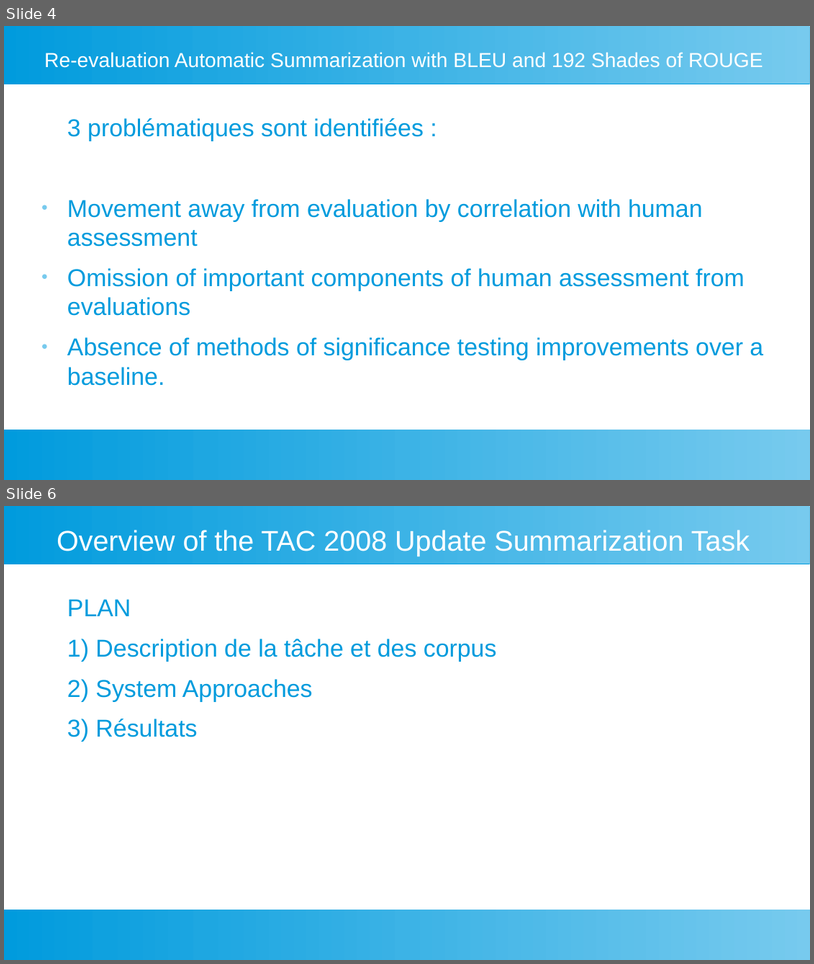
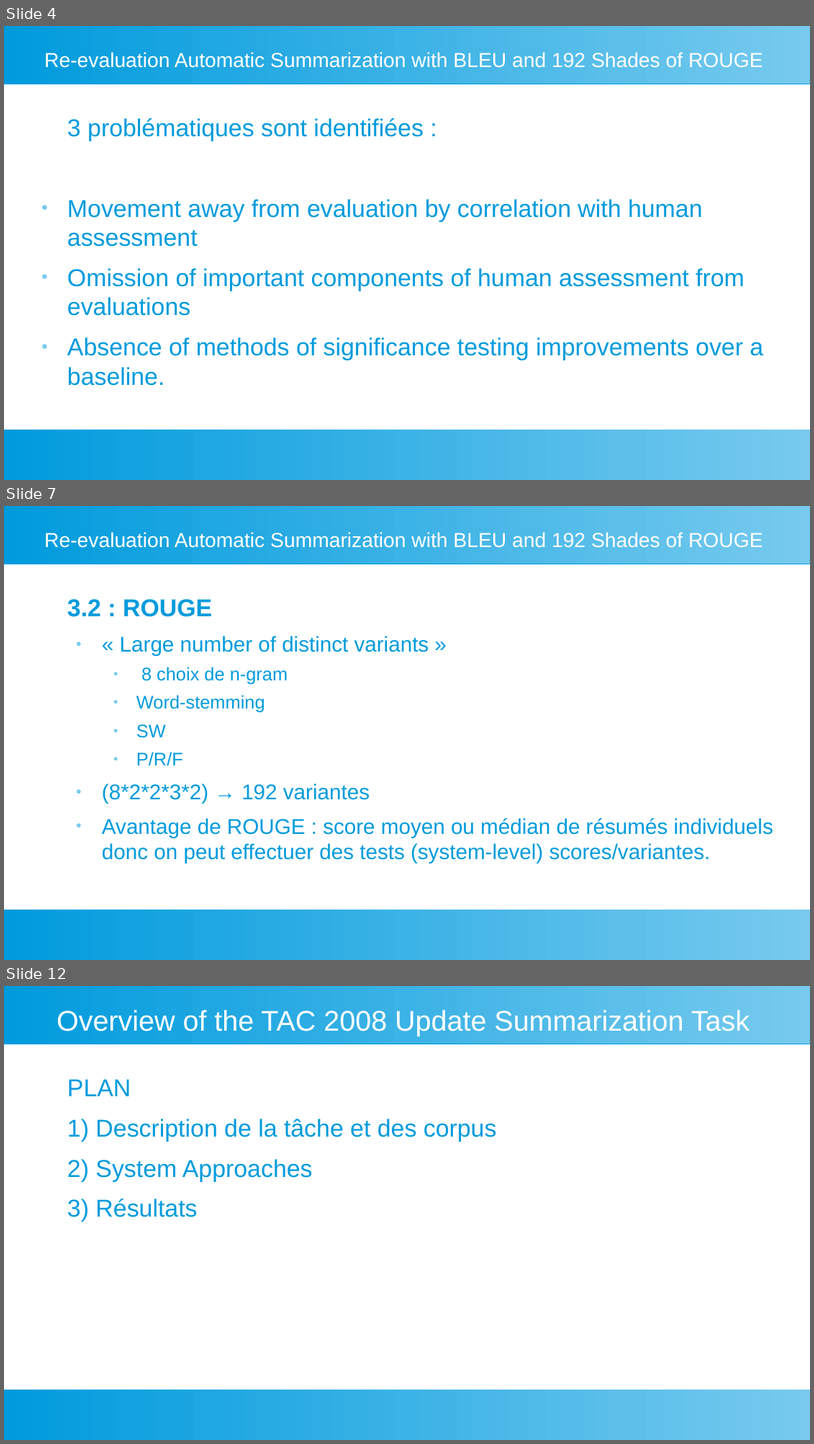
Before and after one commit to fannybachey/stage_2024, a slide deck: presentation/presentation_2.odp. Shown one above the other, each under a label of ours: slides 4 and 6 before the commit, slides 4, 7 and 12 after it; the slides between them are not shown. The pictures are 814x964 and 814x1444 pixels, drawn with LibreOffice and Linux fonts; fonts in the diff are those of the drawing. Boxes give left, top, right and bottom in pixels: in the first picture for what was removed or moved away, otherwise in the second. Text is boxed around its words. In the diff, an @@ line names an element or a change of style, - is before the commit and + after.

```diff
--- a/presentation/presentation_2.odp
+++ b/presentation/presentation_2.odp
@@ slide 7 added at bbox=[4, 506, 810, 960], background #FFFFFF; not listed: 2 template elements that a slide beside it also shows @@
@@ title added at bbox=[44, 532, 764, 548], 20 pt, text #FFFFFF @@
+Re-evaluation Automatic Summarization with BLEU and 192 Shades of ROUGE
@@ text added at bbox=[67, 599, 774, 863], 21 pt, text #009BDD @@
+3.2 : ROUGE
+  ● « Large number of distinct variants »
+    ● 8 choix de n-gram
+    ● Word-stemming
+    ● SW
+    ● P/R/F
+  ● (8*2*2*3*2) → 192 variantes
+  ● Avantage de ROUGE : score moyen ou médian de résumés individuels donc on peut effectuer des tests (system-level) scores/variantes.
@@ what was slide 6 is now slide 12 @@
```
Also in this commit, not shown: 1 slide changed, 5 other slides added, 4 other files.
